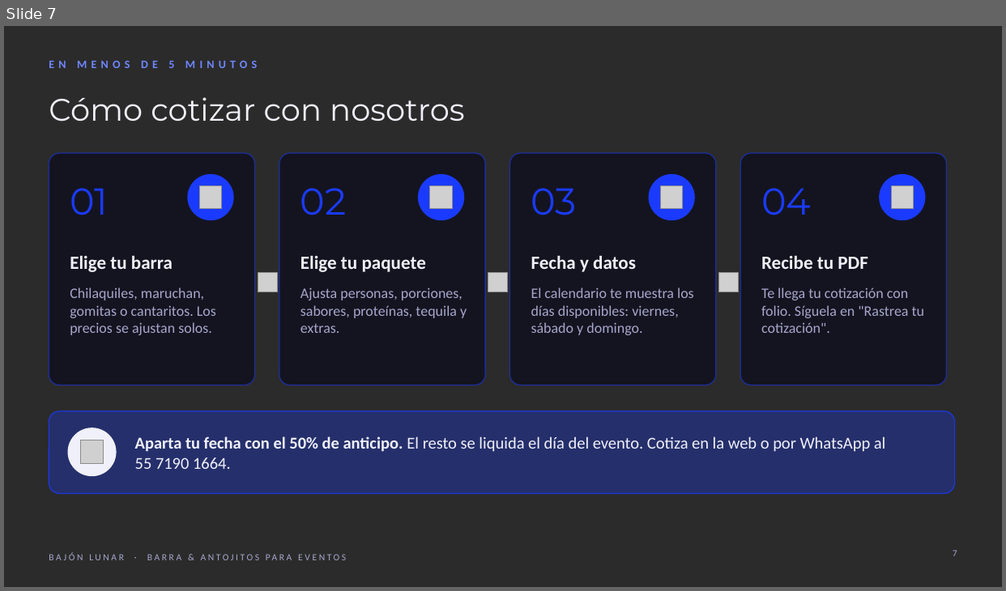
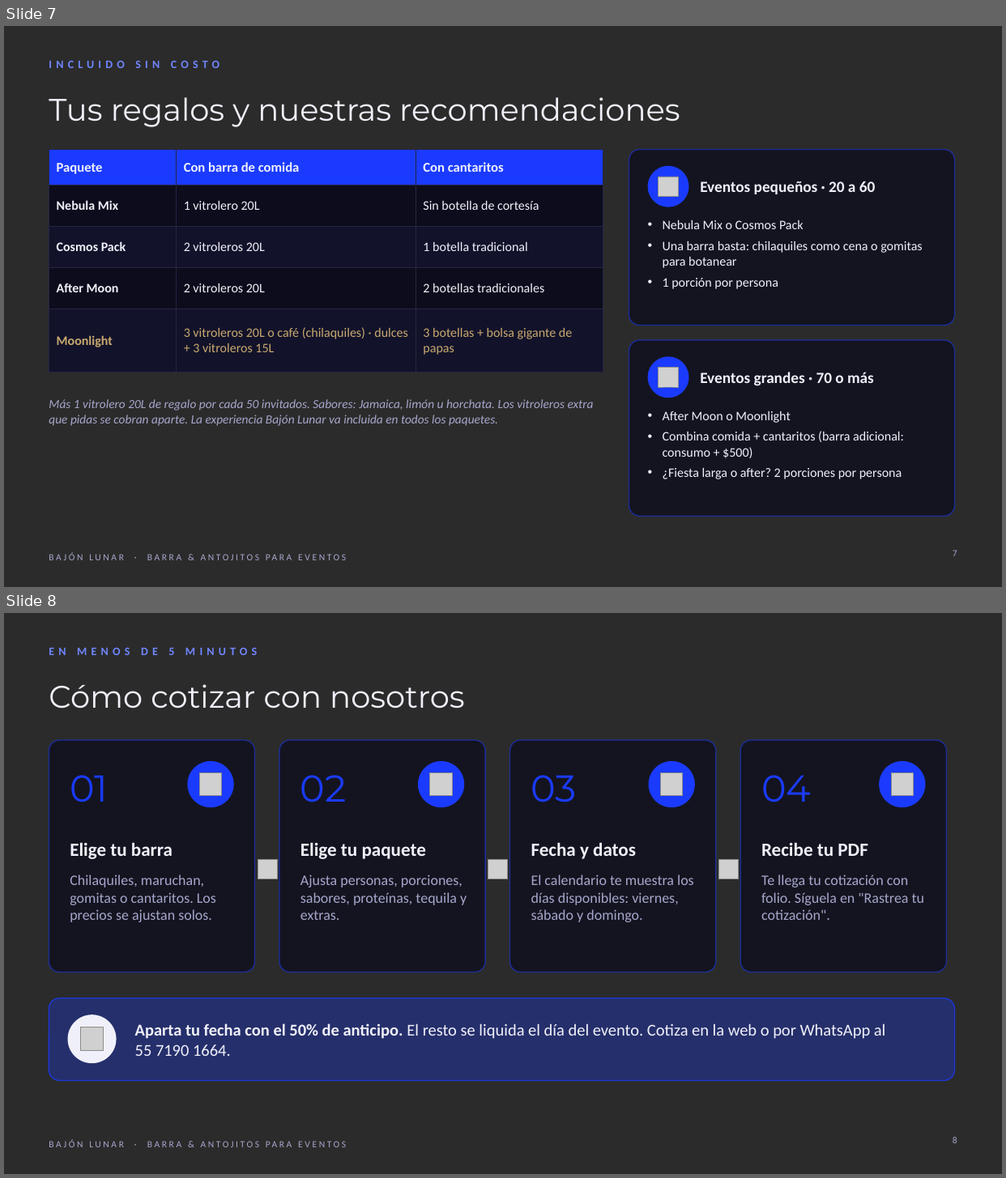
Before and after one commit to ingalejandrofh01-boop/Bajon-Lunar, a slide deck: bajon-lunar-presentacion.pptx. Shown one above the other, each under a label of ours: slide 7 before the commit, slides 7 and 8 after it. The pictures are 1006x591 and 1006x1178 pixels, drawn with LibreOffice and Linux fonts; fonts in the diff are those of the drawing; grey boxes stand for pictures; background and template pictures are left out; a plain dark background stands for a picture behind light text. Boxes give left, top, right and bottom in pixels: in the first picture for what was removed or moved away, otherwise in the second. Text is boxed around its words. In the diff, an @@ line names an element or a change of style, - is before the commit and + after.

```diff
--- a/bajon-lunar-presentacion.pptx
+++ b/bajon-lunar-presentacion.pptx
@@ slide 7 added at <box>4,26,1002,587</box>, background picture (left out); not listed: 1 template element that a slide beside it also shows @@
@@ text added at <box>49,60,219,68</box>, 11 pt, text #6F86FF, bold @@
+INCLUIDO SIN COSTO
@@ title added at <box>49,97,680,127</box>, 30 pt, text #F0F0FA @@
+Tus regalos y nuestras recomendaciones
@@ table added at <box>49,149,603,358</box>, 5 rows, 3 columns @@
+Paquete | Con barra de comida | Con cantaritos
+Nebula Mix | 1 vitrolero 20L | Sin botella de cortesía
+Cosmos Pack | 2 vitroleros 20L | 1 botella tradicional
+After Moon | 2 vitroleros 20L | 2 botellas tradicionales
+Moonlight | 3 vitroleros 20L o café (chilaquiles) · dulces + 3 vitroleros 15L | 3 botellas + bolsa gigante de papas
@@ rounded rectangle added at <box>629,149,955,326</box>, fill #10101E at 82% opacity, outline #1A3BFF 1 pt @@
@@ ellipse added at <box>648,166,689,207</box>, fill #1A3BFF @@
@@ picture added at <box>658,177,678,196</box> @@
@@ text added at <box>700,182,875,194</box>, 15 pt, text #F0F0FA, bold @@
+Eventos pequeños · 20 a 60
@@ text added at <box>663,220,922,289</box>, 12.5 pt, text #F0F0FA @@
+• Nebula Mix o Cosmos Pack
+• Una barra basta: chilaquiles como cena o gomitas para botanear
+• 1 porción por persona
@@ rounded rectangle added at <box>629,340,955,516</box>, fill #10101E at 82% opacity, outline #1A3BFF 1 pt @@
@@ ellipse added at <box>648,357,689,398</box>, fill #1A3BFF @@
@@ picture added at <box>658,367,678,386</box> @@
@@ text added at <box>700,372,874,386</box>, 15 pt, text #F0F0FA, bold @@
+Eventos grandes · 70 o más
@@ text added at <box>49,399,594,426</box>, 12 pt, text #A6A6CC, italic @@
+Más 1 vitrolero 20L de regalo por cada 50 invitados. Sabores: Jamaica, limón u horchata. Los vitroleros extra que pidas se cobran aparte. La experiencia Bajón Lunar va incluida en todos los paquetes.
@@ text added at <box>663,412,904,480</box>, 12.5 pt, text #F0F0FA @@
+• After Moon o Moonlight
+• Combina comida + cantaritos (barra adicional: consumo + $500)
+• ¿Fiesta larga o after? 2 porciones por persona
@@ page number added at <box>953,550,957,557</box>, 9 pt, text #A6A6CC @@
+7
@@ what was slide 7 is now slide 8 @@
@@ page number at <box>953,1137,957,1144</box>: text changed @@
-7
+8
```
Also in this commit, not shown: 4 slides changed, 20 other files.
